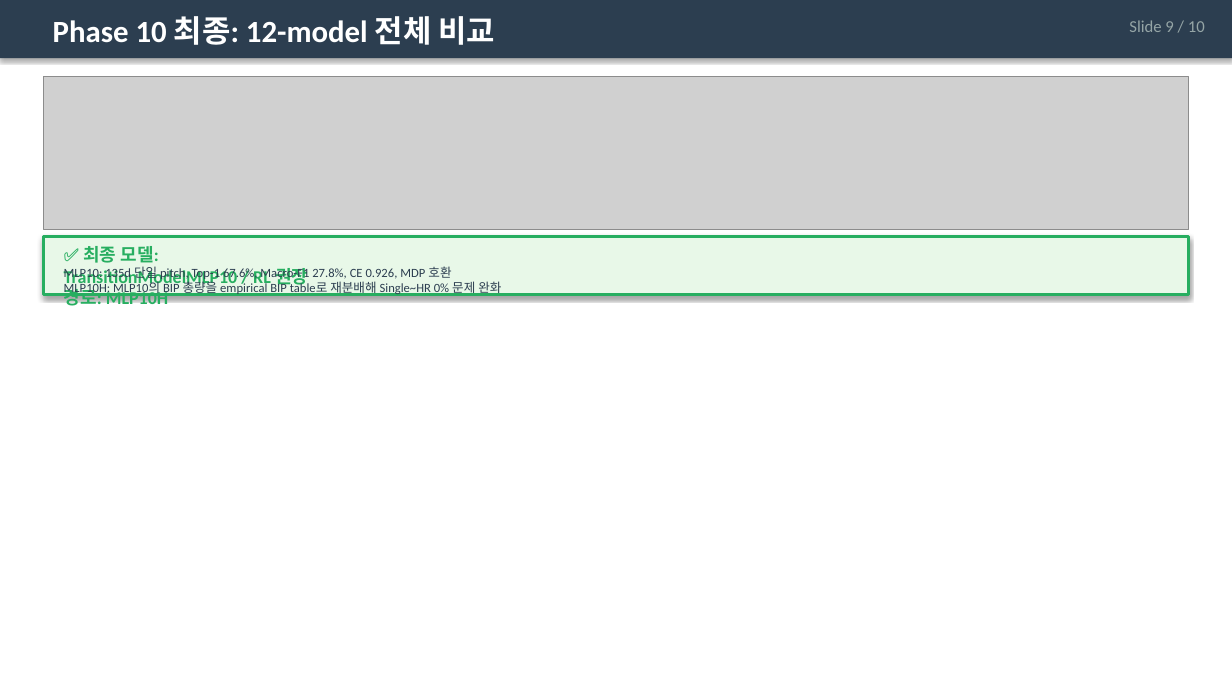
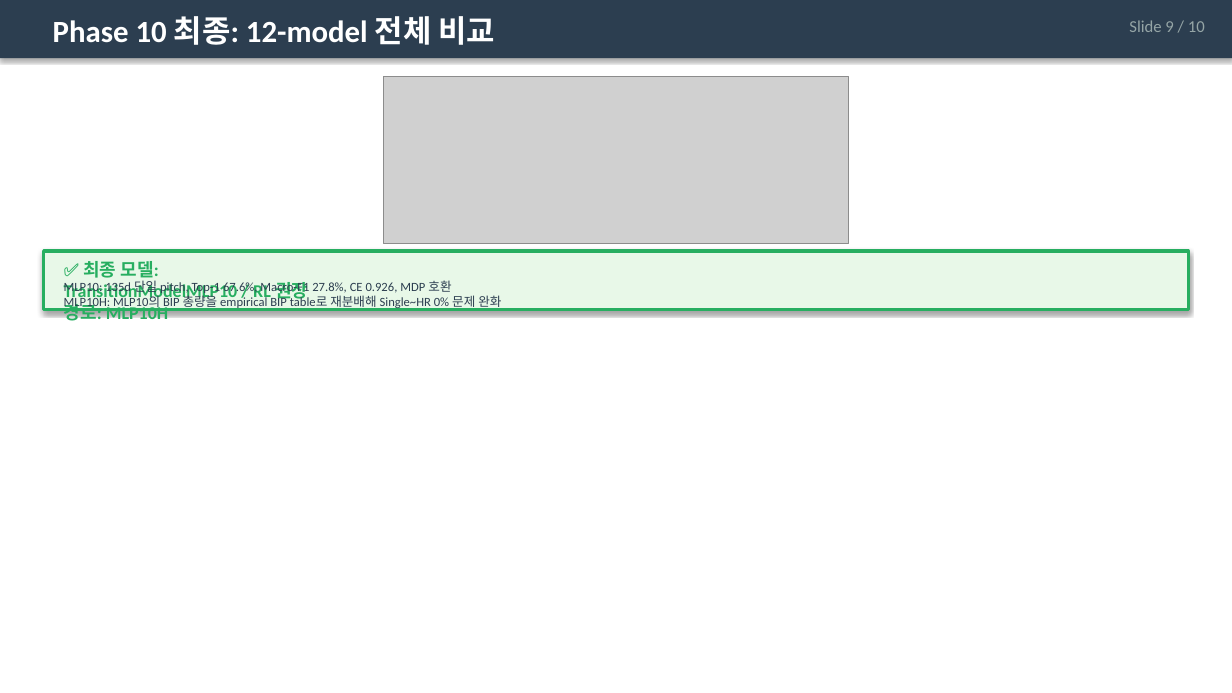
Before and after one commit to Pitcheezy/transition-models, a slide deck: slide 9 of outputs/SmartPitch_TransitionModels_Presentation.pptx. Drawn at 1232x693 pixels with LibreOffice and Linux fonts; fonts in the diff are those of the drawing; grey boxes stand for pictures. Boxes give left, top, right and bottom in pixels: in the first picture for what was removed or moved away, otherwise in the second. Text is boxed around its words. In the diff, an @@ line names an element or a change of style, - is before the commit and + after.

```diff
--- a/outputs/SmartPitch_TransitionModels_Presentation.pptx
+++ b/outputs/SmartPitch_TransitionModels_Presentation.pptx
@@ picture resized from (x1=43, y1=77, x2=1189, y2=229) to (x1=384, y1=77, x2=848, y2=244) @@
@@ 2 texts, 1 rectangle moved together from (x1=43, y1=237, x2=1189, y2=310) to (x1=43, y1=251, x2=1189, y2=325) @@
```
Also in this commit, not shown: 4 other slides changed, 6 other files.
